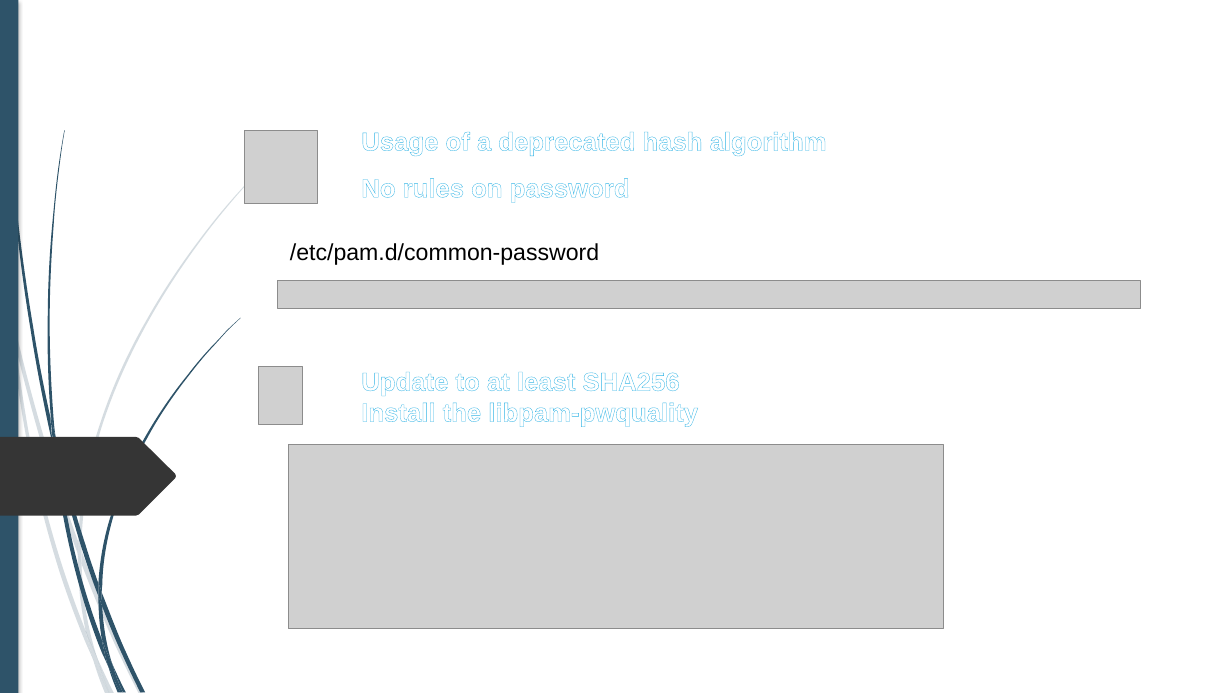
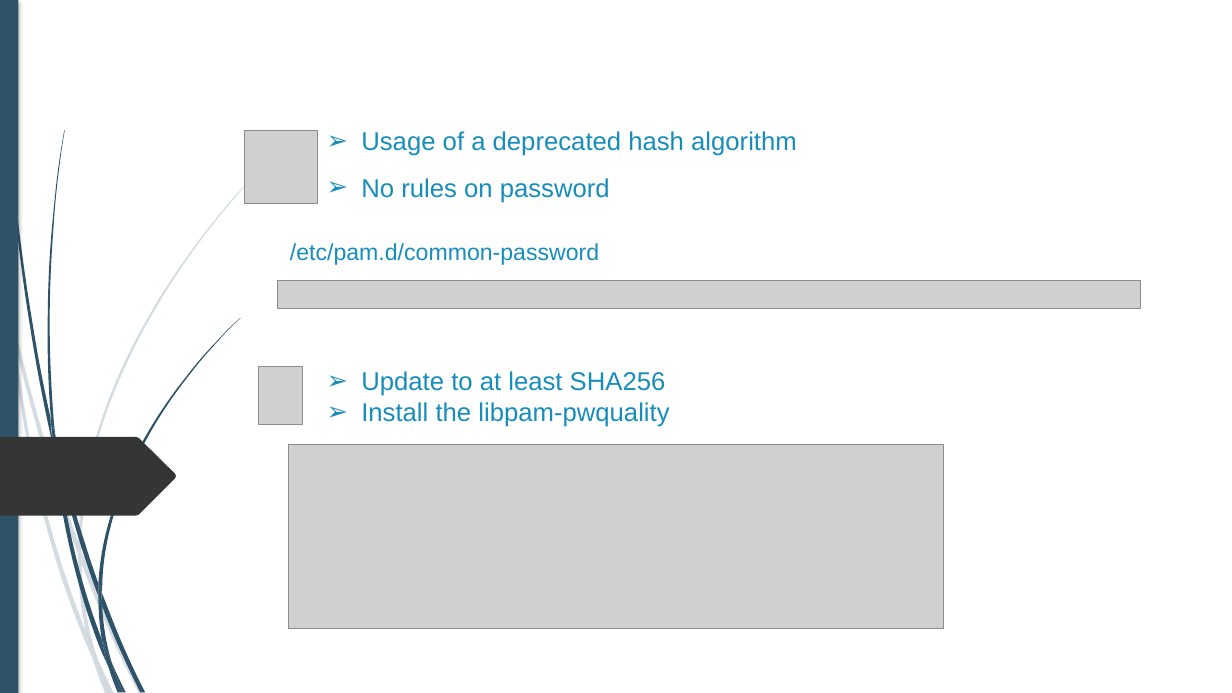
Before and after one commit to alexandreAubois/Secu_linux, a slide deck: slide 15 of Projet-Linux.pptx. Drawn at 1232x693 pixels with LibreOffice and Linux fonts; fonts in the diff are those of the drawing; grey boxes stand for pictures; background and template pictures are left out. Boxes give left, top, right and bottom in pixels: in the first picture for what was removed or moved away, otherwise in the second. Text is boxed around its words. In the diff, an @@ line names an element or a change of style, - is before the commit and + after.

```diff
--- a/Projet-Linux.pptx
+++ b/Projet-Linux.pptx
@@ text colour #FFFFFF to #178DBB, letter outline #31B4E6 0.52 pt to none, bold off in 3 elements at [361, 131, 797, 156], [361, 371, 669, 427], [361, 178, 610, 203] @@
@@ text "/etc/pam.d/common-password" at [290, 243, 599, 265]: text colour #000000 to #178DBB @@
```
Also in this commit, not shown: 15 other slides changed.
